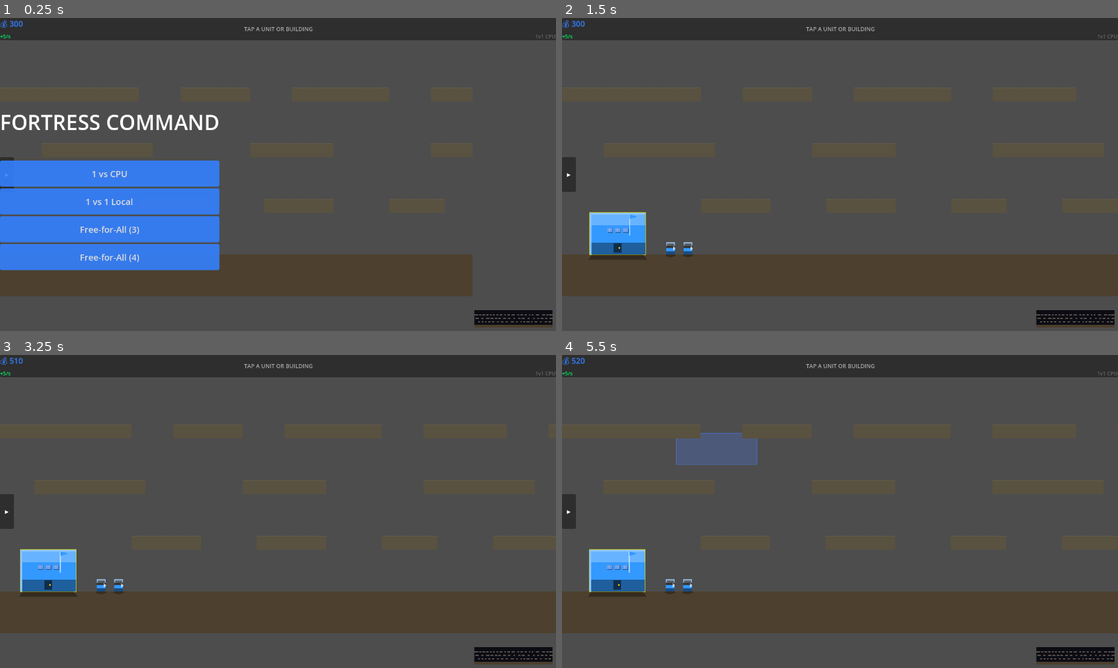
Above: before the commit, frames 1-4 (two rows, left to right).
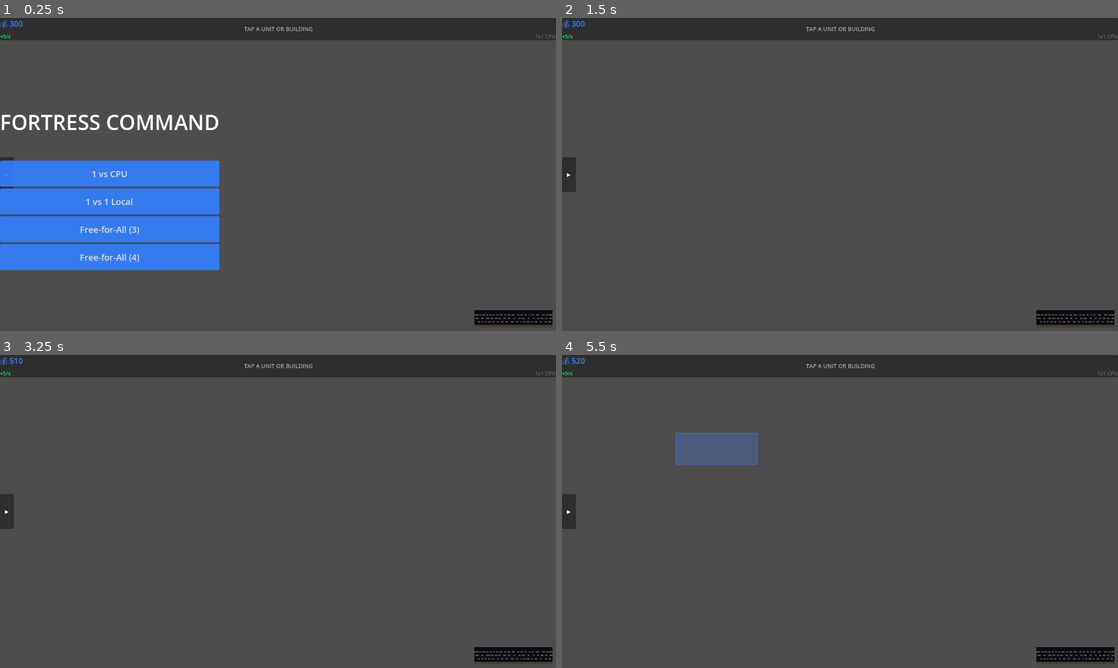
Above: after the commit, the same moments.

Repository: infinitybiscuit/fortress-command
Game: Godot game, scene res://scenes/game/game_scene.tscn
Two runs of this game, one before a commit and one after it. Both use one fixed random seed, a clock stepped at 60 frames per second and the inputs below.
Inputs (mouse positions are in pixels of both pictures, inside the frame that each line leads up to):
- Up to frame 1 (0.25 s): no input
- Up to frame 2 (1.5 s): click "▸" at 0.5 s; tap A at 1.25 s; move the mouse to (962, 158) at 1.27 s; hold Right (ui_right) from 1.28 s (still down); click (962, 158) at 1.42 s
- Up to frame 3 (3.25 s): release Right (ui_right) at 2 s; tap A at 2, 2.75 s; drag from (166, 527) to (250, 574) at 2.02 s; move the mouse to (333, 442) at 2.77 s; hold Right (ui_right) from 2.78 s (still down); click (333, 442) at 2.92 s
- Up to frame 4 (5.5 s): release Right (ui_right) at 3.5 s; tap A at 3.5, 4.25, 5 s; drag from (812, 574) to (673, 464) at 3.52 s; move the mouse to (1006, 558) at 4.27 s; hold Left (ui_left) 4.28-5 s; click (1006, 558) at 4.42 s; drag from (673, 464) to (756, 433) at 5.02 s

The runs differ from the first frame. In frame 1, 9.3% of the frame differs, in the area x 0-85%, y 75-89%; in frame 2, 15%; in frame 3, 15%; in frame 4, 15%, in the area x 0-100%, y 24-89%.
Error after the commit: Parse Error: Invalid argument for "_lerp_color()" function: argument 1 should be "Array" but is "Color". (res://scripts/autoload/game_renderer.gd:427)

Commit message:
Replace stretch mechanic with individual bridge/ramp block placement
Bridge: single tile, must have solid ground below and attach to an
existing TILE_BRIDGE or TILE_PLATFORM tile on left or right. Rendered
as a 32x32 plank deck with left/right support posts.

Ramp: single tile, must have solid ground below and attach to an
existing TILE_RAMP/TILE_BRIDGE/TILE_PLATFORM tile on left or right.
Rendered as a triangular wedge (unchanged).

Removed: _stretch_active/_stretch_start/_stretch_end state vars,
stretch input handling in _unhandled_input, stretch preview in _input
and _draw, and the entire _try_place_building_stretch function.

can_place_building now enforces adjacency rules for bridge/ramp:
ground below required + horizontal attachment to existing span.

Diff:
--- a/godot/scripts/autoload/game_renderer.gd
+++ b/godot/scripts/autoload/game_renderer.gd
@@ -400,32 +400,32 @@
 		canvas.draw_rect(Rect2(sw_x, sw_y, 8, 14), Color(0.67, 0.73, 0.8))
 
 static func _draw_building_bridge(canvas: CanvasItem, rect: Rect2, pc: Color, faction: int, building: Building) -> void:
-	# Bridge visually spans 4 tiles wide (4 * 32 = 128px) centred on the entity tile
-	var w: float = 128.0
-	var h: float = rect.size.y
-	# Centre the wide bridge on the rect's centre
-	var cx: float = rect.position.x + rect.size.x / 2.0
-	var cy: float = rect.position.y
-	var bridge_rect: Rect2 = Rect2(cx - w / 2.0, cy, w, h)
-
-	# Draw two support posts at the ends
-	canvas.draw_rect(Rect2(bridge_rect.position.x + 2, bridge_rect.position.y, 6, h), _lerp_color(PLAYER_COLORS[faction % 4], [0.0, 0.0, 0.0], 0.38))
-	canvas.draw_rect(Rect2(bridge_rect.end.x - 8, bridge_rect.position.y, 6, h), _lerp_color(PLAYER_COLORS[faction % 4], [0.0, 0.0, 0.0], 0.38))
-	canvas.draw_rect(Rect2(bridge_rect.position.x + 2, bridge_rect.position.y, 2, h), _lerp_color(PLAYER_COLORS[faction % 4], [1.0, 1.0, 1.0], 0.18))
-	canvas.draw_rect(Rect2(bridge_rect.end.x - 8, bridge_rect.position.y, 2, h), _lerp_color(PLAYER_COLORS[faction % 4], [1.0, 1.0, 1.0], 0.18))
-
-	# Draw plank deck
-	var plank_w: float = 8.0
+	# Single-tile bridge: wooden plank deck (32x32), supports at each horizontal end
+	var w: float = rect.size.x   # 32px
+	var h: float = rect.size.y   # 32px
+
+	# Left support post
+	canvas.draw_rect(Rect2(rect.position.x + 2, rect.position.y, 5, h), _lerp_color(PLAYER_COLORS[faction % 4], [0.0, 0.0, 0.0], 0.38))
+	canvas.draw_rect(Rect2(rect.position.x + 2, rect.position.y, 2, h), _lerp_color(PLAYER_COLORS[faction % 4], [1.0, 1.0, 1.0], 0.18))
+
+	# Right support post
+	canvas.draw_rect(Rect2(rect.end.x - 7, rect.position.y, 5, h), _lerp_color(PLAYER_COLORS[faction % 4], [0.0, 0.0, 0.0], 0.38))
+	canvas.draw_rect(Rect2(rect.end.x - 7, rect.position.y, 2, h), _lerp_color(PLAYER_COLORS[faction % 4], [1.0, 1.0, 1.0], 0.18))
+
+	# Plank deck fill
+	var deck_rect: Rect2 = Rect2(rect.position.x + 7, rect.position.y + 3, w - 14, h - 6)
+	canvas.draw_rect(deck_rect, pc)
+
+	# Plank lines
+	var plank_w: float = 4.0
 	var plank_gap: float = 2.0
-	var plank_count: int = int((w - 20) / (plank_w + plank_gap))
-	var deck_y: float = bridge_rect.position.y + 3
-	var deck_h: float = h - 6
+	var plank_count: int = int((deck_rect.size.x) / (plank_w + plank_gap))
 	for i in range(plank_count):
-		var px: float = bridge_rect.position.x + 10 + i * (plank_w + plank_gap)
-		if px + plank_w > bridge_rect.end.x - 10:
+		var px: float = deck_rect.position.x + i * (plank_w + plank_gap)
+		if px + plank_w > deck_rect.end.x:
 			break
-		canvas.draw_rect(Rect2(px, deck_y, plank_w, deck_h), pc)
-		canvas.draw_rect(Rect2(px, deck_y, plank_w, 1), Color(1, 1, 1, 0.18))
+		canvas.draw_rect(Rect2(px, deck_rect.position.y, plank_w, deck_rect.size.y), _lerp_color(pc, [0.0, 0.0, 0.0], 0.22))
+		canvas.draw_rect(Rect2(px, deck_rect.position.y, plank_w, 1), Color(1, 1, 1, 0.18))
 
 
 static func _draw_building_ramp(canvas: CanvasItem, rect: Rect2, pc: Color, faction: int, building: Building) -> void:
--- a/godot/scripts/game/game_scene.gd
+++ b/godot/scripts/game/game_scene.gd
@@ -48,11 +48,6 @@
 
 ## Build placement state
 var _pending_build_type: String = ""
-
-## Stretch-build state (bridge/ramp)
-var _stretch_active: bool = false
-var _stretch_start: Vector2 = Vector2.ZERO  # world pos at anchor
-var _stretch_end: Vector2 = Vector2.ZERO    # live world pos during drag
 
 ## Tick timers
 var economy_tick_timer: float = 0.0
@@ -709,7 +704,12 @@
 
 func _on_hud_build_item_selected(btype: String) -> void:
 	_pending_build_type = btype
-	hud.update_selection_info("Click to place: " + btype.capitalize())
+	var hint: String = "Click to place: " + btype.capitalize()
+	if btype == "bridge":
+		hint = "Click next to platform/bridge to extend"
+	elif btype == "ramp":
+		hint = "Click next to ramp/bridge/platform to connect"
+	hud.update_selection_info(hint)
 
 
 func _on_hud_train_item_selected(utype: String) -> void:
@@ -756,105 +756,6 @@
 		hud.show_train_section(false)
 
 
-func _try_place_building_stretch(world_pos: Vector2) -> void:
-	var btype: String = _pending_build_type
-	var data: Dictionary = GameConfig.BUILDING_TYPES.get(btype, {})
-	var cost_per_tile: int = data.get("cost_per_tile", data.get("cost", 15))
-
-	var start_tile: Vector2i = tilemap.world_to_tile(_stretch_start.x, _stretch_start.y)
-	var end_tile: Vector2i = tilemap.world_to_tile(world_pos.x, world_pos.y)
-
-	if start_tile == end_tile:
-		hud.update_selection_info("Span too short!")
-		return
-
-	var is_bridge: bool = data.get("is_bridge", false)
-	var is_ramp: bool = data.get("is_ramp", false)
-
-	# Bridges are horizontal-only
-	if is_bridge:
-		var tile_dy: int = absi(end_tile.y - start_tile.y)
-		if tile_dy > 0:
-			hud.update_selection_info("Bridge must be horizontal!")
-			return
-
-	# Both ends must have solid ground below (anchor points)
-	var start_bottom: int = start_tile.y + 1
-	var end_bottom: int = end_tile.y + 1
-	if not tilemap.is_solid(start_tile.x, start_bottom) and not tilemap.is_solid(start_tile.x + 1, start_bottom):
-		hud.update_selection_info("Start needs ground below!")
-		return
-	if not tilemap.is_solid(end_tile.x, end_bottom) and not tilemap.is_solid(end_tile.x + 1, end_bottom):
-		hud.update_selection_info("End needs ground below!")
-		return
-
-	var tile_count: int
-	var dx: int = end_tile.x - start_tile.x
-	var dy: int = end_tile.y - start_tile.y
-
-	if is_bridge:
-		tile_count = absi(dx)
-		if tile_count < 2:
-			hud.update_selection_info("Bridge too short (min 2 tiles)!")
-			return
-		# All intermediate + end tiles must be empty (no building overlap)
-		var min_x: int = mini(start_tile.x, end_tile.x)
-		var max_x: int = maxi(start_tile.x, end_tile.x)
-		var tile_y_check: int = start_tile.y
-		for tx in range(min_x, max_x + 1):
-			var tile: int = tilemap.get_tile(tx, tile_y_check)
-			if tile != GameConfig.TILE_EMPTY and tile != GameConfig.TILE_BRIDGE:
-				hud.update_selection_info("Bridge path is blocked!")
-				return
-
-	elif is_ramp:
-		tile_count = maxi(absi(dx), absi(dy))
-		if tile_count < 2:
-			hud.update_selection_info("Ramp too short (min 2 tiles)!")
-			return
-		# Intermediate tiles along the diagonal path must be empty
-		var sign_x: int = signi(dx)
-		var sign_y: int = signi(dy)
-		for i in range(tile_count + 1):
-			var tx: int = start_tile.x + i * sign_x
-			var ty: int = start_tile.y + i * sign_y
-			var tile: int = tilemap.get_tile(tx, ty)
-			if tile != GameConfig.TILE_EMPTY and tile != GameConfig.TILE_RAMP:
-				hud.update_selection_info("Ramp path is blocked!")
-				return
-
-	var total_cost: int = cost_per_tile * tile_count
-	if players.size() == 0 or players[0].get("money", 0) < total_cost:
-		hud.update_selection_info("Not enough credits!")
-		return
-
-	# Place entity at start tile; it spans tile_count tiles wide/tall
-	var entity_w: int = 1
-	var entity_h: int = 1
-	if is_bridge:
-		entity_w = tile_count + 1
-	elif is_ramp:
-		# Ramp entity height covers the vertical span
-		entity_h = tile_count + 1
-
-	players[0]["money"] -= total_cost
-	var building: Node = spawn_building(btype, start_tile, 0)
-
-	# Override width/height so tilemap marks the full span
-	building.width_tiles = entity_w
-	building.height_tiles = entity_h
-
-	# Re-mark bridge/ramp tiles for the full span
-	if is_bridge:
-		tilemap.mark_bridge_tiles(start_tile.x, start_tile.y, entity_w, entity_h, building.get_instance_id())
-	elif is_ramp:
-		tilemap.mark_ramp_tiles(start_tile.x, start_tile.y, entity_w, entity_h, building.get_instance_id())
-
-	hud.update_credits(players[0]["money"])
-	hud.update_selection_info("Placed " + btype.capitalize() + " (" + str(tile_count) + " tiles)")
-	_pending_build_type = ""
-
-
 func _try_place_building(btype: String, world_pos: Vector2) -> void:
 	var data: Dictionary = GameConfig.BUILDING_TYPES.get(btype, {})
 	var cost: int = data.get("cost", 0)
@@ -893,14 +794,6 @@
 	if not (event.button_mask & MOUSE_BUTTON_LEFT):
 		return
 	var world_pos: Vector2 = get_global_mouse_position()
-
-	# Bridge/ramp stretch preview — update end position every frame during drag
-	if _stretch_active:
-		_stretch_end = world_pos
-		queue_redraw()
-		return
-
-	# Normal drag-selection rectangle
 	var dist: float = world_pos.distance_to(_drag_start)
 	if dist >= _DRAG_MIN_DISTANCE:
 		_is_dragging = true
@@ -915,26 +808,8 @@
 		_drag_rect = Rect2(top_left, size)
 		queue_redraw()
 
-## ── Drag-selection + stretch-build preview rendering ─────────────────────────
+## ── Drag-selection rectangle rendering ───────────────────────────────────
 func _draw() -> void:
-	# Stretch-build preview line
-	if _stretch_active and _pending_build_type != "":
-		var tile_sz: float = GameConfig.TILE_SIZE
-		var start_tile: Vector2i = tilemap.world_to_tile(_stretch_start.x, _stretch_start.y)
-		var end_tile: Vector2i = tilemap.world_to_tile(_stretch_end.x, _stretch_end.y)
-		var start_pt: Vector2 = tilemap.tile_to_world(start_tile.x, start_tile.y) + Vector2(tile_sz / 2.0, tile_sz / 2.0)
-		var end_pt: Vector2 = tilemap.tile_to_world(end_tile.x, end_tile.y) + Vector2(tile_sz / 2.0, tile_sz / 2.0)
-		# Filled rectangle under the span
-		var top_left: Vector2 = Vector2(minf(start_pt.x, end_pt.x), minf(start_pt.y, end_pt.y))
-		var span_size: Vector2 = Vector2(absf(end_pt.x - start_pt.x) + tile_sz, absf(end_pt.y - start_pt.y) + tile_sz)
-		var fill_color: Color = Color(1.0, 0.85, 0.0, 0.18) if _pending_build_type == "bridge" else Color(0.0, 0.85, 1.0, 0.18)
-		draw_rect(Rect2(top_left, span_size), fill_color, true)
-		# Dashed line along the span
-		draw_dashed_line(start_pt, end_pt, Color(1.0, 0.9, 0.0, 0.9), 3.0, 8.0)
-		# Anchor circles
-		draw_circle(start_pt, 6.0, Color(0.0, 1.0, 0.2, 0.9))
-		draw_circle(end_pt, 6.0, Color(1.0, 0.3, 0.0, 0.9))
-
 	if not _is_dragging:
 		return
 	if _drag_rect.size == Vector2.ZERO:
@@ -955,26 +830,11 @@
 
 		if event.button_index == MOUSE_BUTTON_LEFT:
 			if event.pressed:
-				# Bridge/ramp stretch-build: click to anchor, drag to set end
-				if _pending_build_type == "bridge" or _pending_build_type == "ramp":
-					_stretch_active = true
-					_stretch_start = world_pos
-					_stretch_end = world_pos
-					hud.update_selection_info("Drag to set end, release to place " + _pending_build_type.capitalize())
-					return
-
 				# Begin drag selection (for unit selection rectangle)
 				_drag_start = world_pos
 				_is_dragging = false
 			else:
-				# Mouse button released
-				# Stretch-build release: place the span building
-				if _stretch_active:
-					_try_place_building_stretch(world_pos)
-					_stretch_active = false
-					queue_redraw()
-					return
-
+				# Mouse button released — check for drag-to-select
 				if _is_dragging:
 					var own_unit: Node = _unit_at_point(world_pos, 0)
 					if own_unit == null:
--- a/godot/scripts/game/tilemap.gd
+++ b/godot/scripts/game/tilemap.gd
@@ -209,15 +209,25 @@
 			if tile != TILE_EMPTY and not (sits_on_ground and tile == TILE_GROUND):
 				return false
 
-	# Must have solid ground directly below the building's bottom edge
-	# (bridges/ramps: only need ONE edge tile to have ground below — the other
-	#  edge can span over a gap, the bridge/ramp itself is the walkable surface)
+	# For bridge/ramp: must have solid ground directly below
 	var bottom_ty: int = tile_y + h - 1
 	if btype == "bridge" or btype == "ramp":
-		# For bridge/ramp: only one side needs ground below
-		if is_solid(tile_x, bottom_ty + 1) or is_solid(tile_x + w - 1, bottom_ty + 1):
-			return true
-		return false
+		if not is_solid(tile_x, bottom_ty + 1):
+			return false
+		# Must attach to an existing bridge/platform (bridge) or ramp/bridge/platform (ramp)
+		var left_tile: int = get_tile(tile_x - 1, tile_y)
+		var right_tile: int = get_tile(tile_x + 1, tile_y)
+		if btype == "bridge":
+			var adj: bool = (left_tile == TILE_BRIDGE or left_tile == TILE_PLATFORM or
+			                 right_tile == TILE_BRIDGE or right_tile == TILE_PLATFORM)
+			if not adj:
+				return false
+		else:
+			var adj: bool = (left_tile == TILE_RAMP or left_tile == TILE_BRIDGE or left_tile == TILE_PLATFORM or
+			                 right_tile == TILE_RAMP or right_tile == TILE_BRIDGE or right_tile == TILE_PLATFORM)
+			if not adj:
+				return false
+		return true
 	for tx in range(tile_x, tile_x + w):
 		if not is_solid(tx, bottom_ty + 1):
 			return false
